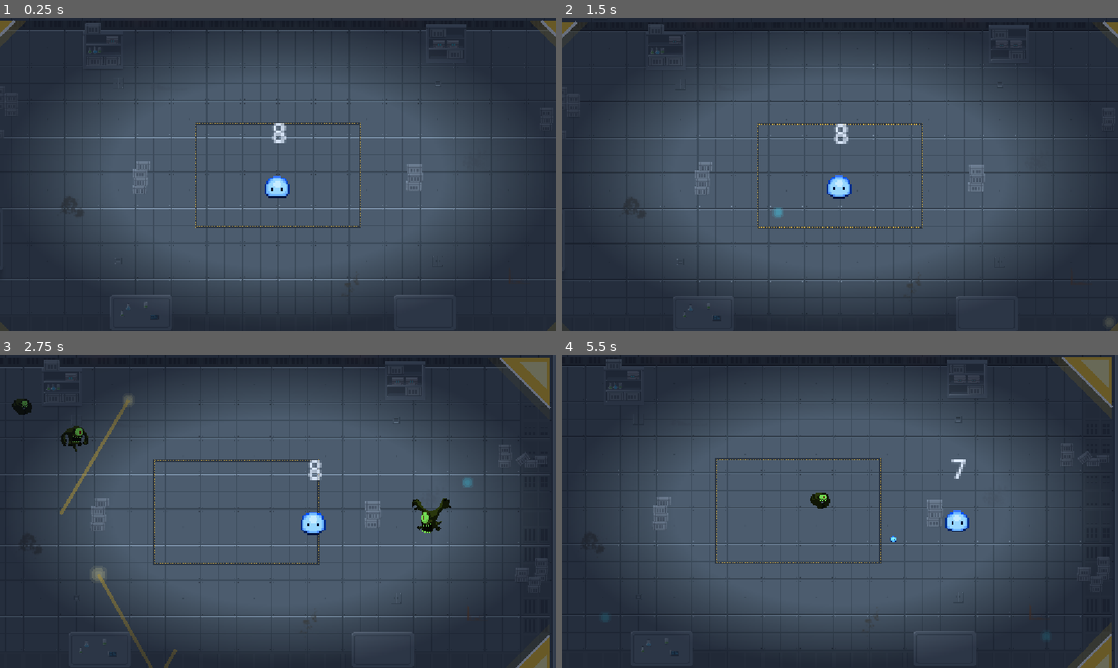
Above: before the commit, frames 1-4 (two rows, left to right).
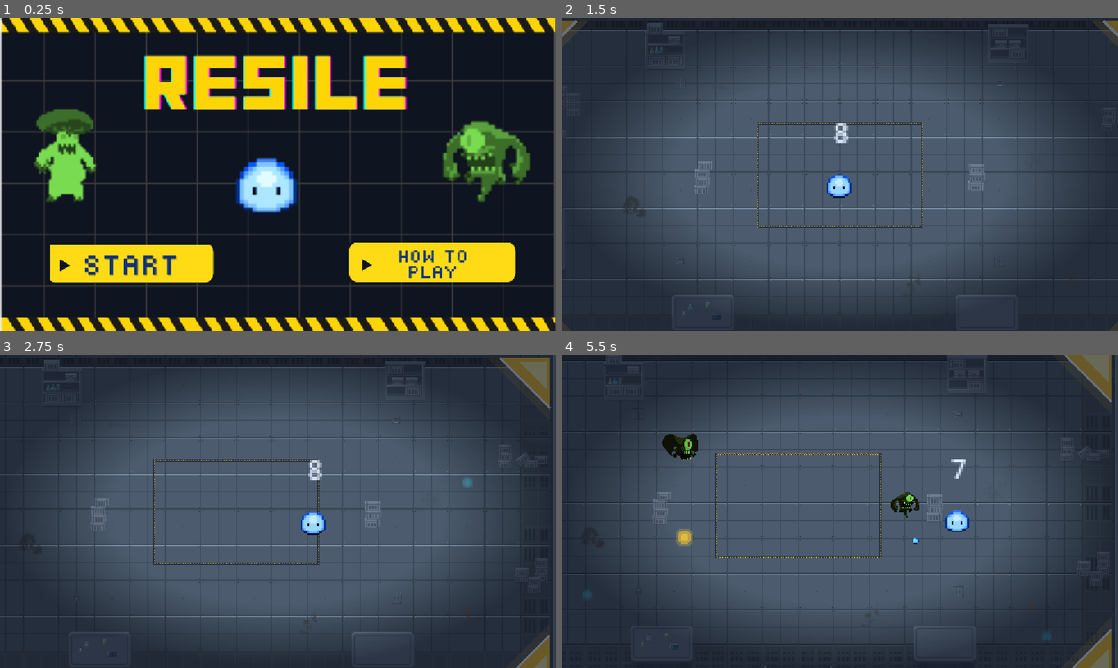
Above: after the commit, the same moments.

Repository: nirvith/resile
Game: Godot game, scene res://control.tscn
The game is run twice, just before and just after one commit, with the same random seed, the same clock (stepped at 60 frames per second) and the same inputs. Before the commit the project starts from res://node_2d.tscn.
Inputs (mouse positions are in pixels of both pictures, inside the frame that each line leads up to):
- Up to frame 1 (0.25 s): no input
- Up to frame 2 (1.5 s): click (995, 262) at 0.52 s; click (695, 262) at 1.27 s
- Up to frame 3 (2.75 s): move the mouse to (400, 495) at 2.02 s; press the mouse at (400, 495) at 2.03 s; hold D (move_right) from 2.03 s (still down)
- Up to frame 4 (5.5 s): move the mouse to (728, 527) at 2.77 s; release D (move_right) at 2.78 s; release the mouse at (728, 527) at 2.78 s; hold S (move_down) 2.78-3.53 s; click (728, 527) at 2.85 s; move the mouse to (895, 442) at 3.52 s; press the mouse at (895, 442) at 3.53 s; hold D (move_right) 3.53-4.28 s; move the mouse to (812, 574) at 4.27 s; release the mouse at (812, 574) at 4.28 s; hold W (move_up) 4.28-5.03 s; click (812, 574) at 4.35 s; move the mouse to (1006, 558) at 5.02 s; press the mouse at (1006, 558) at 5.03 s; hold A (move_left) from 5.03 s (still down)

The runs differ from the first frame. In frame 1, 95% of the frame differs, in the area x 0-100%, y 0-100%; in frame 2, 4.4%; in frame 3, 1.3%; in frame 4, 6.2%.

Commit message:
Added start screen prototype

Diff:
--- /dev/null
+++ b/control.gd
@@ -0,0 +1,25 @@
+extends Control
+
+var start_button: TextureButton
+
+func _ready() -> void:
+	var buttons := find_children("*", "TextureButton")
+	if buttons.is_empty():
+		push_error("Main menu: no TextureButton found under " + name)
+		return
+	start_button = buttons[0]
+	start_button.pressed.connect(_on_start_pressed)
+	await get_tree().process_frame  # let the layout settle first
+	button_jump()
+
+func button_jump() -> void:
+	var base_y := start_button.position.y
+	var t := create_tween().set_loops()
+	t.tween_property(start_button, "position:y", base_y - 6, 0.15) \
+		.set_trans(Tween.TRANS_QUAD).set_ease(Tween.EASE_OUT)
+	t.tween_property(start_button, "position:y", base_y, 0.2) \
+		.set_trans(Tween.TRANS_BOUNCE).set_ease(Tween.EASE_OUT)
+	t.tween_interval(0.8)
+
+func _on_start_pressed() -> void:
+	get_tree().change_scene_to_file("res://node_2d.tscn")
--- /dev/null
+++ b/control.tscn
@@ -0,0 +1,37 @@
+[gd_scene format=3 uid="uid://ds5vk857hdrtb"]
+
+[ext_resource type="Script" uid="uid://ds3msfff6e8y1" path="res://control.gd" id="1_ee4bf"]
+[ext_resource type="Texture2D" uid="uid://bao4qucepkml0" path="res://assets/Screenshot 2026-11-15 073942.png" id="2_kbped"]
+[ext_resource type="Texture2D" uid="uid://dvva8qsrrlhmr" path="res://assets/Screenshot 2026-11-15 074015.png" id="3_fj5cn"]
+[ext_resource type="Texture2D" uid="uid://ddw7m08hs2ll2" path="res://assets/Screenshot 2026-11-15 074331.png" id="4_iy58a"]
+
+[node name="Control" type="Control" unique_id=1129648450]
+layout_mode = 3
+anchors_preset = 15
+anchor_right = 1.0
+anchor_bottom = 1.0
+grow_horizontal = 2
+grow_vertical = 2
+script = ExtResource("1_ee4bf")
+
+[node name="TextureRect" type="TextureRect" parent="." unique_id=1127999932]
+layout_mode = 0
+offset_right = 1150.0
+offset_bottom = 651.0
+texture = ExtResource("2_kbped")
+
+[node name="TextureButton" type="TextureButton" parent="." unique_id=25784845]
+layout_mode = 0
+offset_left = 103.0
+offset_top = 470.0
+offset_right = 443.0
+offset_bottom = 550.0
+texture_normal = ExtResource("3_fj5cn")
+
+[node name="TextureButton2" type="TextureButton" parent="." unique_id=1141440456]
+layout_mode = 0
+offset_left = 723.0
+offset_top = 465.0
+offset_right = 1069.0
+offset_bottom = 547.0
+texture_normal = ExtResource("4_iy58a")
--- a/project.godot
+++ b/project.godot
@@ -11,7 +11,7 @@
 [application]
 
 config/name="Resile"
-run/main_scene="uid://4ys0tfxuooy3"
+run/main_scene="uid://ds5vk857hdrtb"
 config/features=PackedStringArray("4.7", "Forward Plus")
 config/icon="res://icon.svg"
 
Binary file added: assets/Screenshot 2026-11-15 073942.png
Not shown, added: assets/Screenshot 2026-11-15 073942.png.import
Binary file added: assets/Screenshot 2026-11-15 074015.png
Not shown, added: assets/Screenshot 2026-11-15 074015.png.import
Binary file added: assets/Screenshot 2026-11-15 074331.png
Not shown, added: assets/Screenshot 2026-11-15 074331.png.import
Not shown, added: control.gd.uid
